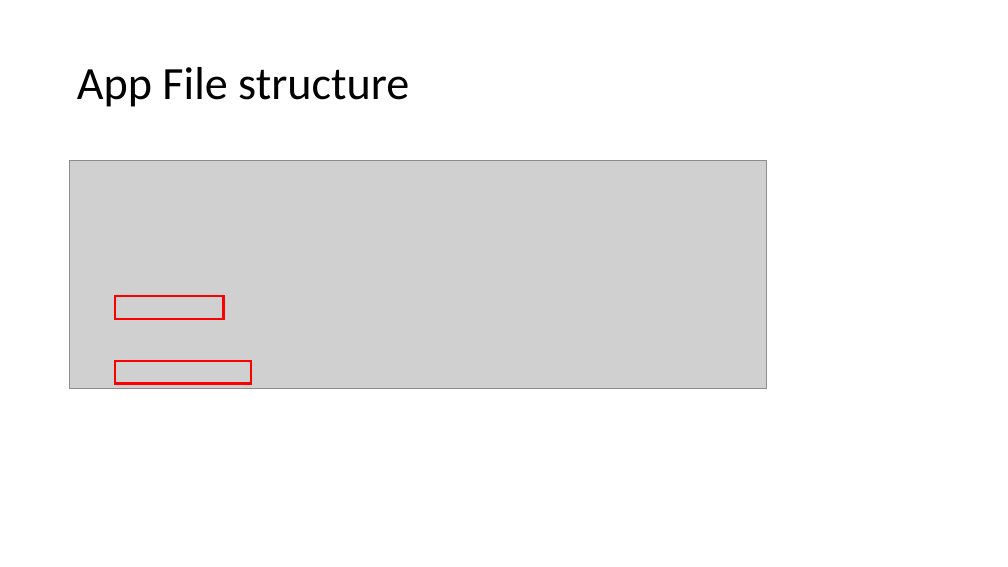
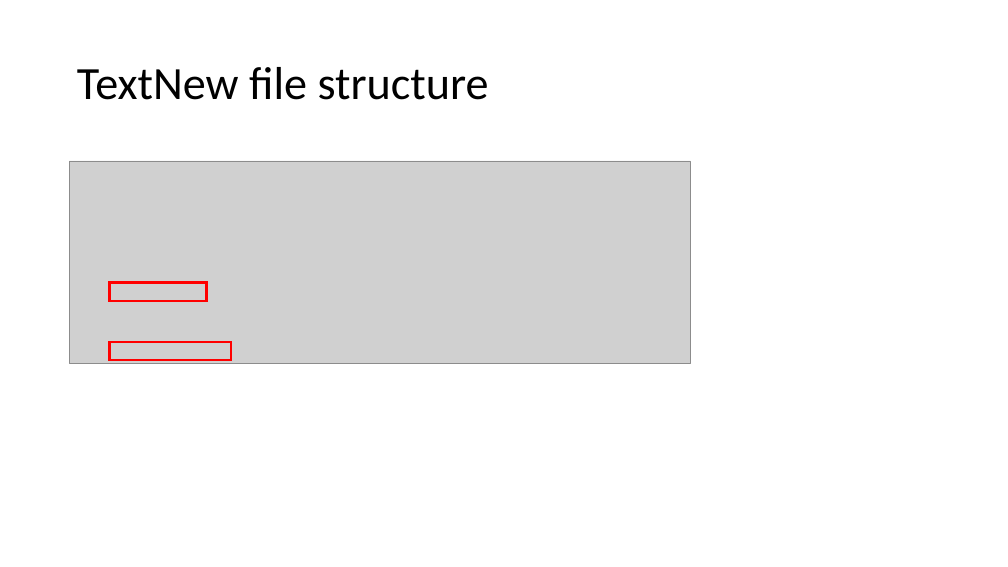
Before and after one commit to frankwxu/digital-forensics-lab, a slide deck: slide 4 of Android10/5_3_2_Third_Party_App_Investigation _textnow.pptx (slide 5 before the commit). Drawn at 1008x567 pixels with LibreOffice and Linux fonts; fonts in the diff are those of the drawing; grey boxes stand for pictures; background and template pictures are left out. Boxes give left, top, right and bottom in pixels: in the first picture for what was removed or moved away, otherwise in the second. Text is boxed around its words. In the diff, an @@ line names an element or a change of style, - is before the commit and + after.

```diff
--- a/Android10/5_3_2_Third_Party_App_Investigation _textnow.pptx
+++ b/Android10/5_3_2_Third_Party_App_Investigation _textnow.pptx
@@ title at [77,67,489,100]: text changed @@
-App File structure
+TextNew file structure
@@ picture: place and size @@
-picture at [70,161,767,388]
+picture at [70,161,691,364]
@@ rectangle: place and size @@
-rectangle at [115,296,224,319]
+rectangle at [110,283,206,301]
@@ rectangle: place and size @@
-rectangle at [115,361,251,383]
+rectangle at [110,342,231,360]
```
Also in this commit, not shown: 9 other slides changed, 7 slides added, 2 slides removed, 2 other files.
